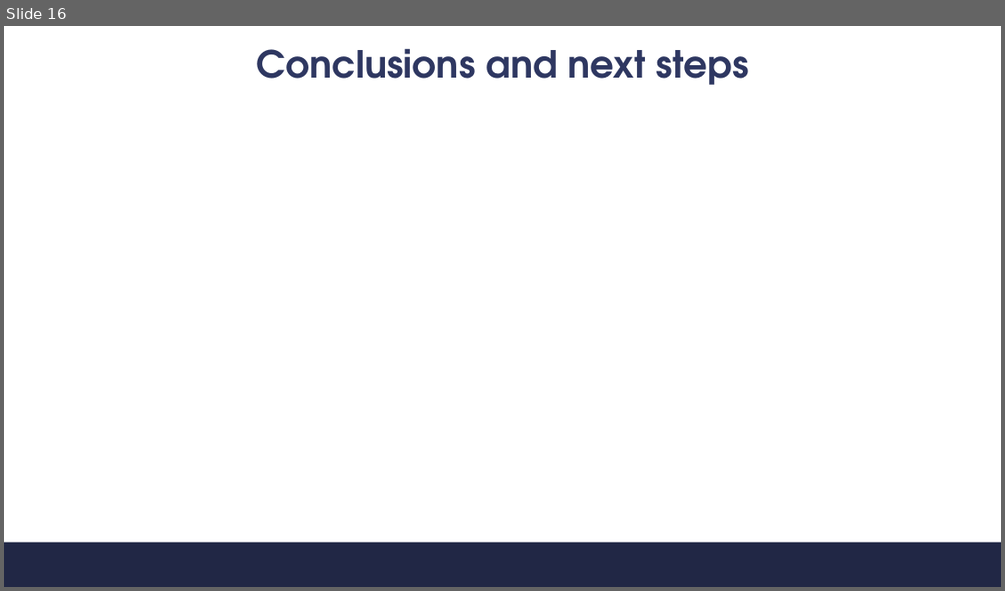
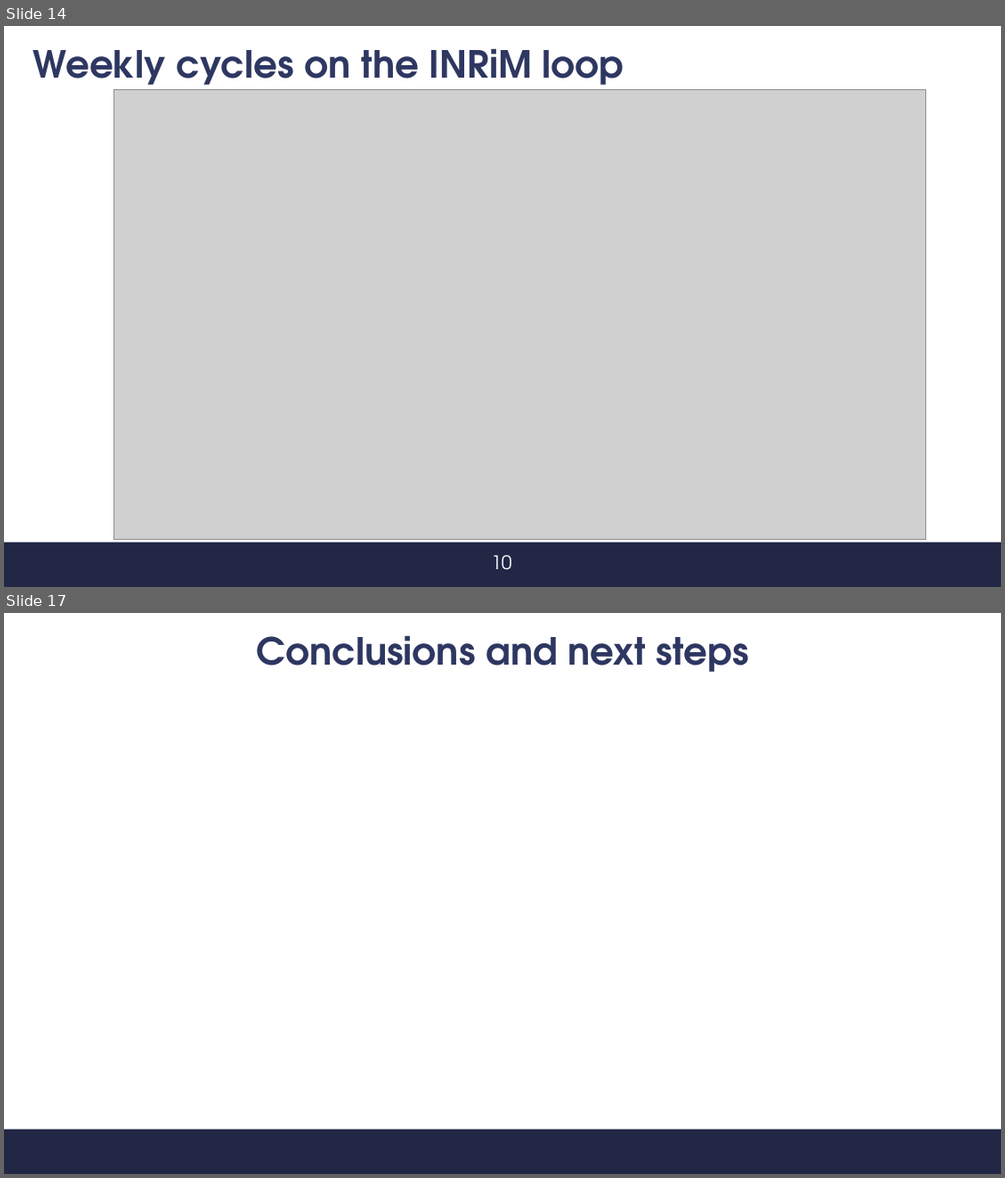
Before and after one commit to s347960/Presentazione, a slide deck: Discussione.pptx. Shown one above the other, each under a label of ours: slide 16 before the commit, slides 14 and 17 after it; the slides between them are not shown. The pictures are 1005x591 and 1005x1178 pixels, drawn with LibreOffice and Linux fonts; fonts in the diff are those of the drawing; grey boxes stand for pictures; background and template pictures are left out. Boxes give left, top, right and bottom in pixels: in the first picture for what was removed or moved away, otherwise in the second. Text is boxed around its words. In the diff, an @@ line names an element or a change of style, - is before the commit and + after.

```diff
--- a/Discussione.pptx
+++ b/Discussione.pptx
@@ slide 14 added at bbox=[4, 26, 1001, 587], background #FFFFFF; not listed: 1 template element that a slide beside it also shows @@
@@ title added at bbox=[33, 48, 624, 94], 36 pt, text #2E3761, bold @@
+Weekly cycles on the INRiM loop
@@ picture added at bbox=[114, 89, 926, 539] @@
@@ text added at bbox=[491, 555, 511, 570], 18 pt, text #FFFFFF @@
+10
@@ what was slide 16 is now slide 17 @@
```
Also in this commit, not shown: 4 slides changed, 6 other slides added, 6 slides removed, 6 other files.
